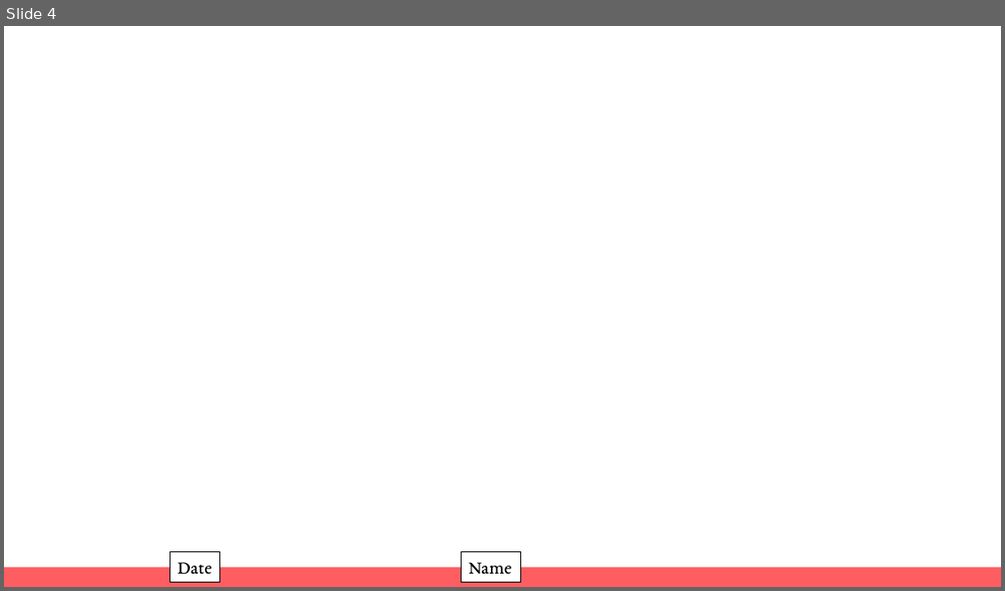
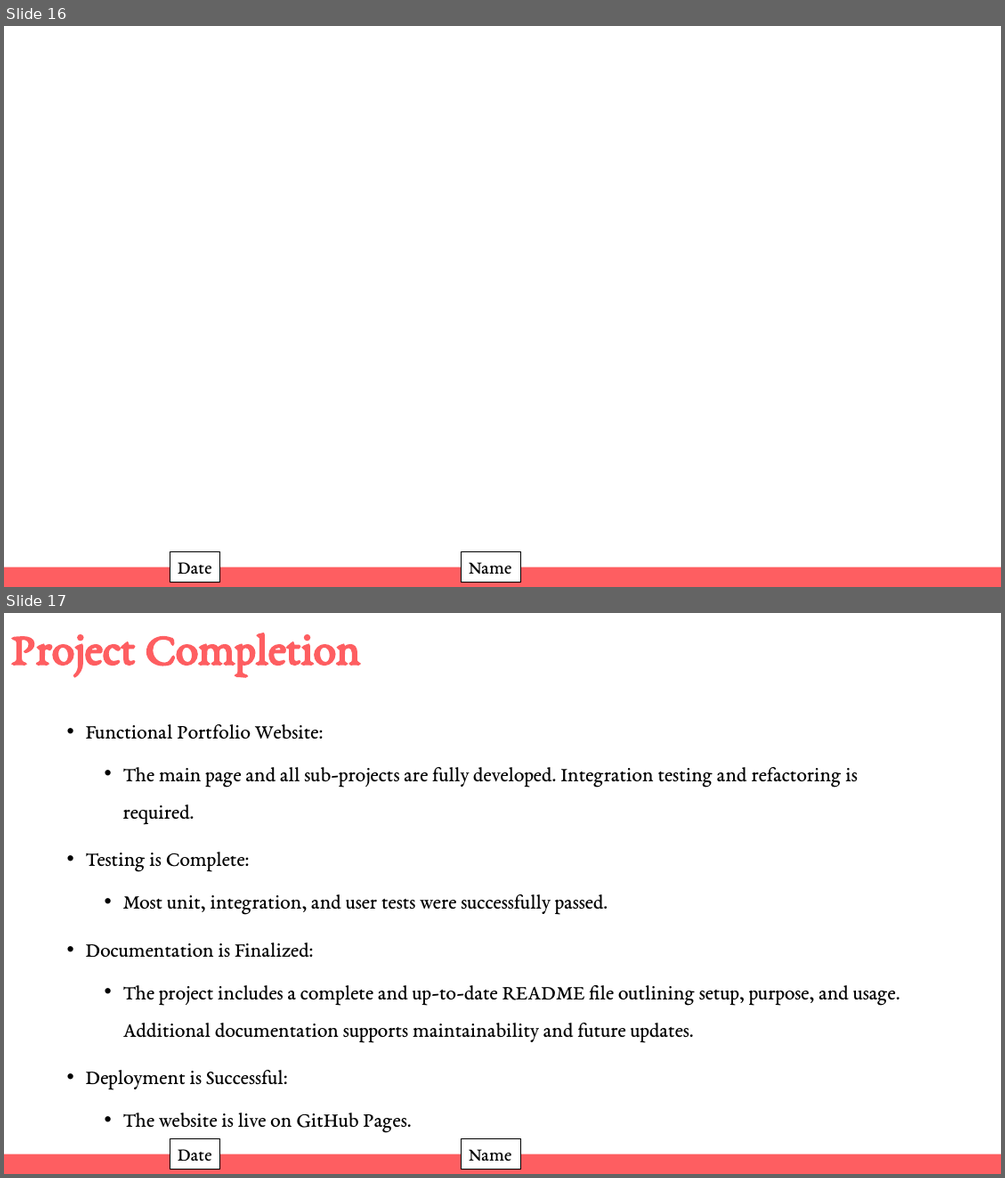
Before and after one commit to WManison/WManison.github.io, a slide deck: docs/CS3300 – Introduction to Software Engineering - Final.pptx. Shown one above the other, each under a label of ours: slide 4 before the commit, slides 16 and 17 after it. The pictures are 1005x591 and 1005x1178 pixels, drawn with LibreOffice and Linux fonts; fonts in the diff are those of the drawing. Boxes give left, top, right and bottom in pixels: in the first picture for what was removed or moved away, otherwise in the second. Text is boxed around its words. In the diff, an @@ line names an element or a change of style, - is before the commit and + after.

```diff
--- a/docs/CS3300 – Introduction to Software Engineering - Final.pptx
+++ b/docs/CS3300 – Introduction to Software Engineering - Final.pptx
@@ slide 17 added at (4, 613, 1001, 1174), background #FFFFFF @@
@@ title added at (11, 633, 360, 675), 44 pt, text #FE5E61, bold @@
+Project Completion
@@ text added at (86, 724, 900, 1133), 20 pt, text #000000 @@
+• Functional Portfolio Website:
+  • The main page and all sub-projects are fully developed. Integration testing and refactoring is required.
+• Testing is Complete:
+  • Most unit, integration, and user tests were successfully passed.
+• Documentation is Finalized:
+  • The project includes a complete and up-to-date README file outlining setup, purpose, and usage. Additional documentation supports maintainability and future updates.
+• Deployment is Successful:
+  • The website is live on GitHub Pages.
@@ rectangle added at (170, 1139, 220, 1168), fill #FFFFFF, outline #000000 0.75 pt, 18 pt, text #000000 @@
+Date
@@ rectangle added at (461, 1139, 521, 1168), fill #FFFFFF, outline #000000 0.75 pt, 18 pt, text #000000 @@
+Name
@@ rectangle added at (4, 1153, 1001, 1174), fill #FE5E61 @@
@@ what was slide 4 is now slide 16 @@
```
Also in this commit, not shown: 13 other slides added, 1 slide removed.
